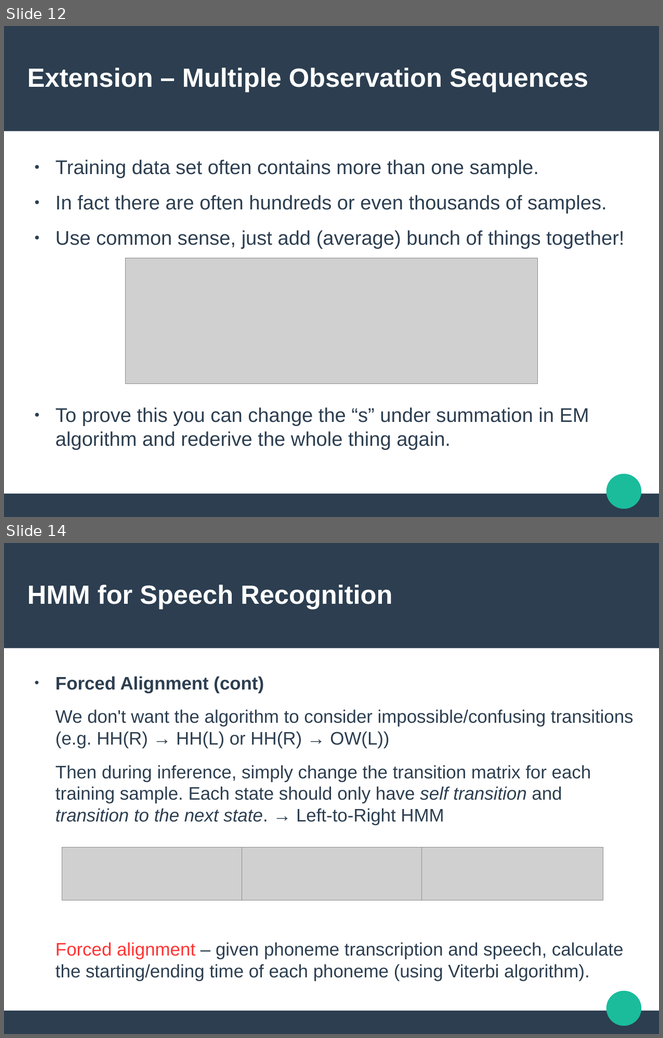
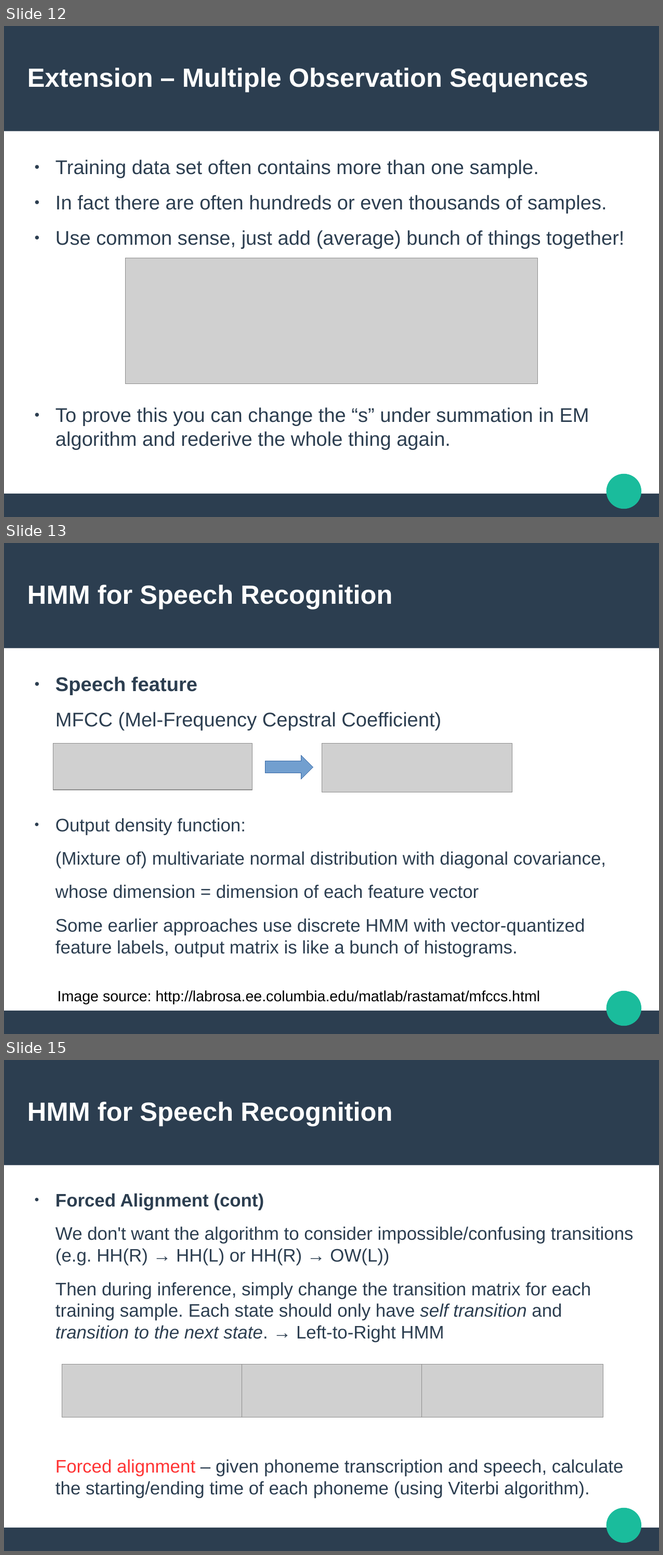
Before and after one commit to Sleepwalking/hmm-workshop, a slide deck: slides.odp. Shown one above the other, each under a label of ours: slides 12 and 14 before the commit, slides 12, 13 and 15 after it; the slides between them are not shown. The pictures are 663x1038 and 663x1555 pixels, drawn with LibreOffice and Linux fonts; fonts in the diff are those of the drawing; grey boxes stand for pictures. Boxes give left, top, right and bottom in pixels: in the first picture for what was removed or moved away, otherwise in the second. Text is boxed around its words. In the diff, an @@ line names an element or a change of style, - is before the commit and + after.

```diff
--- a/slides.odp
+++ b/slides.odp
@@ slide 13 added at (4, 543, 659, 1034), background #FFFFFF; not listed: 3 template elements that a slide beside it also shows @@
@@ title added at (27, 585, 392, 610), 31.9 pt, text #FFFFFF, bold @@
+HMM for Speech Recognition
@@ text added at (55, 677, 606, 957), 22 pt, text #2C3E50 @@
+● Speech feature
+MFCC (Mel-Frequency Cepstral Coefficient)
+● Output density function:
+(Mixture of) multivariate normal distribution with diagonal covariance,
+whose dimension = dimension of each feature vector
+Some earlier approaches use discrete HMM with vector-quantized feature labels, output matrix is like a bunch of histograms.
@@ picture added at (53, 744, 253, 791) @@
@@ picture added at (322, 744, 513, 793) @@
@@ right arrow added at (266, 755, 313, 779), fill #729FCF, outline #3465A4 0 pt @@
@@ text added at (58, 991, 541, 1005), 18 pt, text #000000 @@
+Image source: http://labrosa.ee.columbia.edu/matlab/rastamat/mfccs.html
@@ what was slide 14 is now slide 15 @@
```
Also in this commit, not shown: 1 slide changed, 1 other file.
